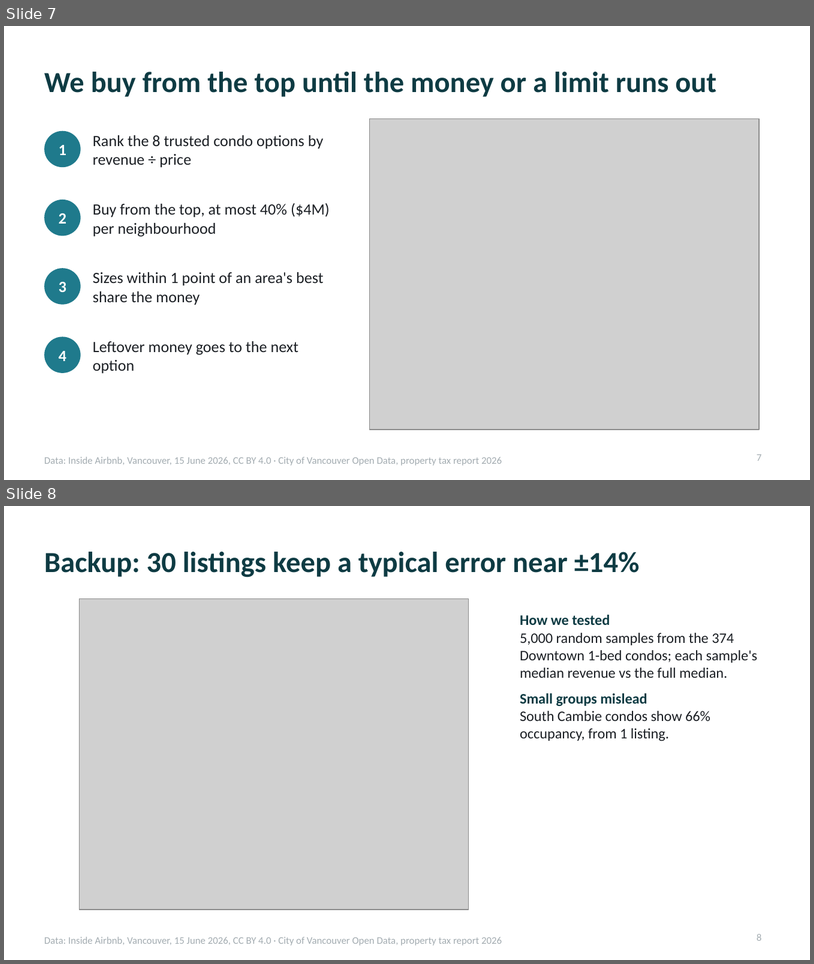
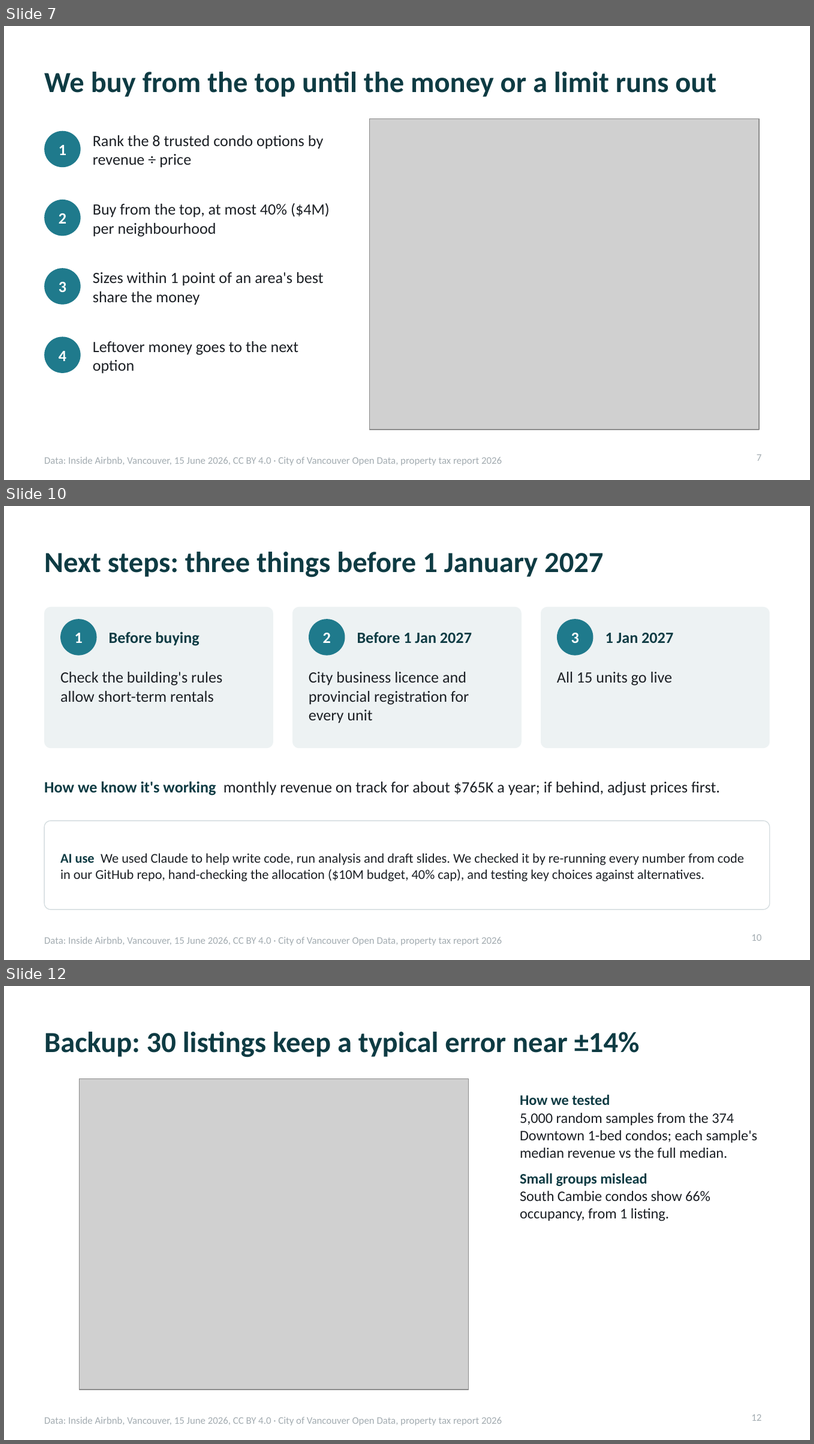
Before and after one commit to 2005yoheiUBC/datajam-2026, a slide deck: analysis/presentation/ddd_pitch_simple.pptx. Shown one above the other, each under a label of ours: slides 7 and 8 before the commit, slides 7, 10 and 12 after it; the slides between them are not shown. The pictures are 814x964 and 814x1444 pixels, drawn with LibreOffice and Linux fonts; fonts in the diff are those of the drawing; grey boxes stand for pictures. Boxes give left, top, right and bottom in pixels: in the first picture for what was removed or moved away, otherwise in the second. Text is boxed around its words. In the diff, an @@ line names an element or a change of style, - is before the commit and + after.

```diff
--- a/analysis/presentation/ddd_pitch_simple.pptx
+++ b/analysis/presentation/ddd_pitch_simple.pptx
@@ slide 10 added at bbox=[4, 506, 810, 960], background #FFFFFF; not listed: 1 template element that a slide beside it also shows @@
@@ title added at bbox=[44, 552, 603, 577], 26 pt, text #0E3B43, bold @@
+Next steps: three things before 1 January 2027
@@ rounded rectangle added at bbox=[44, 607, 273, 748], fill #EDF2F3 @@
@@ rounded rectangle added at bbox=[293, 607, 522, 748], fill #EDF2F3 @@
@@ rounded rectangle added at bbox=[541, 607, 770, 748], fill #EDF2F3 @@
@@ ellipse added at bbox=[60, 619, 97, 655], fill #1F7A8C @@
@@ text added at bbox=[109, 631, 199, 646], 14 pt, text #0E3B43, bold @@
+Before buying
@@ ellipse added at bbox=[309, 619, 345, 655], fill #1F7A8C @@
@@ ellipse added at bbox=[557, 619, 593, 655], fill #1F7A8C @@
@@ text added at bbox=[75, 633, 83, 643], 14 pt, text #FFFFFF, bold @@
+1
@@ text added at bbox=[323, 633, 331, 643], 14 pt, text #FFFFFF, bold @@
+2
@@ text added at bbox=[357, 632, 472, 643], 14 pt, text #0E3B43, bold @@
+Before 1 Jan 2027
@@ text added at bbox=[572, 633, 579, 643], 14 pt, text #FFFFFF, bold @@
+3
@@ text added at bbox=[606, 633, 674, 643], 14 pt, text #0E3B43, bold @@
+1 Jan 2027
@@ text added at bbox=[60, 672, 222, 702], 14 pt, text #1B1F24 @@
+Check the building's rules allow short-term rentals
@@ text added at bbox=[309, 672, 469, 723], 14 pt, text #1B1F24 @@
+City business licence and provincial registration for every unit
@@ text added at bbox=[557, 672, 673, 685], 14 pt, text #1B1F24 @@
+All 15 units go live
@@ text added at bbox=[44, 781, 720, 795], 14 pt, text #1B1F24 @@
+How we know it's working monthly revenue on track for about $765K a year; if behind, adjust prices first.
@@ rounded rectangle added at bbox=[44, 820, 770, 909], fill #FFFFFF, outline #D5DDE0 0.75 pt @@
@@ text added at bbox=[60, 853, 744, 881], 12 pt, text #1B1F24 @@
+AI use We used Claude to help write code, run analysis and draft slides. We checked it by re-running every number from code in our GitHub repo, hand-checking the allocation ($10M budget, 40% cap), and testing key choices against alternatives.
@@ page number added at bbox=[752, 934, 762, 940], 9 pt, text #A3ACB1 @@
+10
@@ what was slide 8 is now slide 12 @@
@@ page number at bbox=[752, 1414, 762, 1420]: text changed @@
-8
+12
```
Also in this commit, not shown: 4 slides changed, 3 other slides added, 5 other files.
